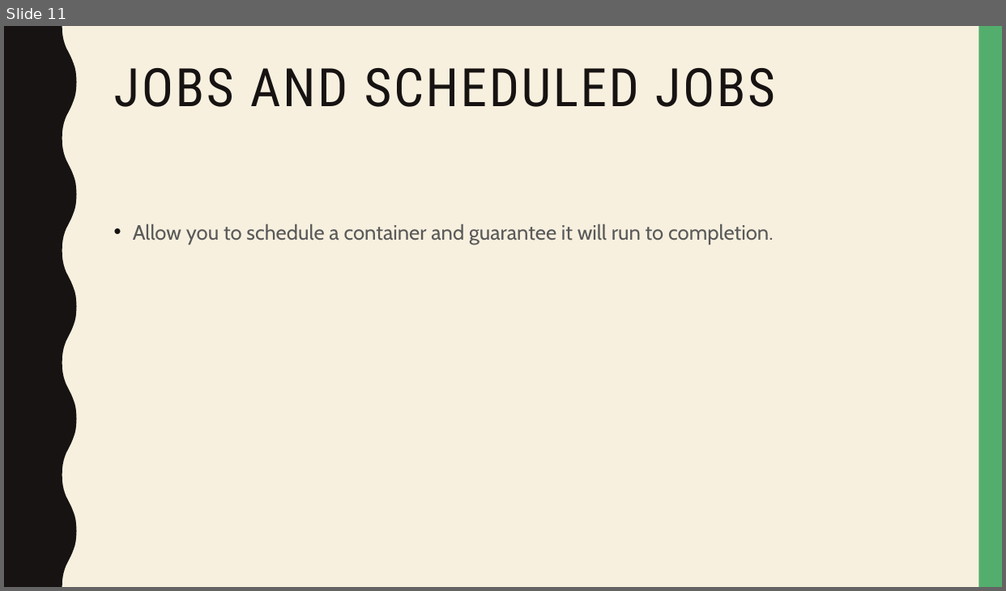
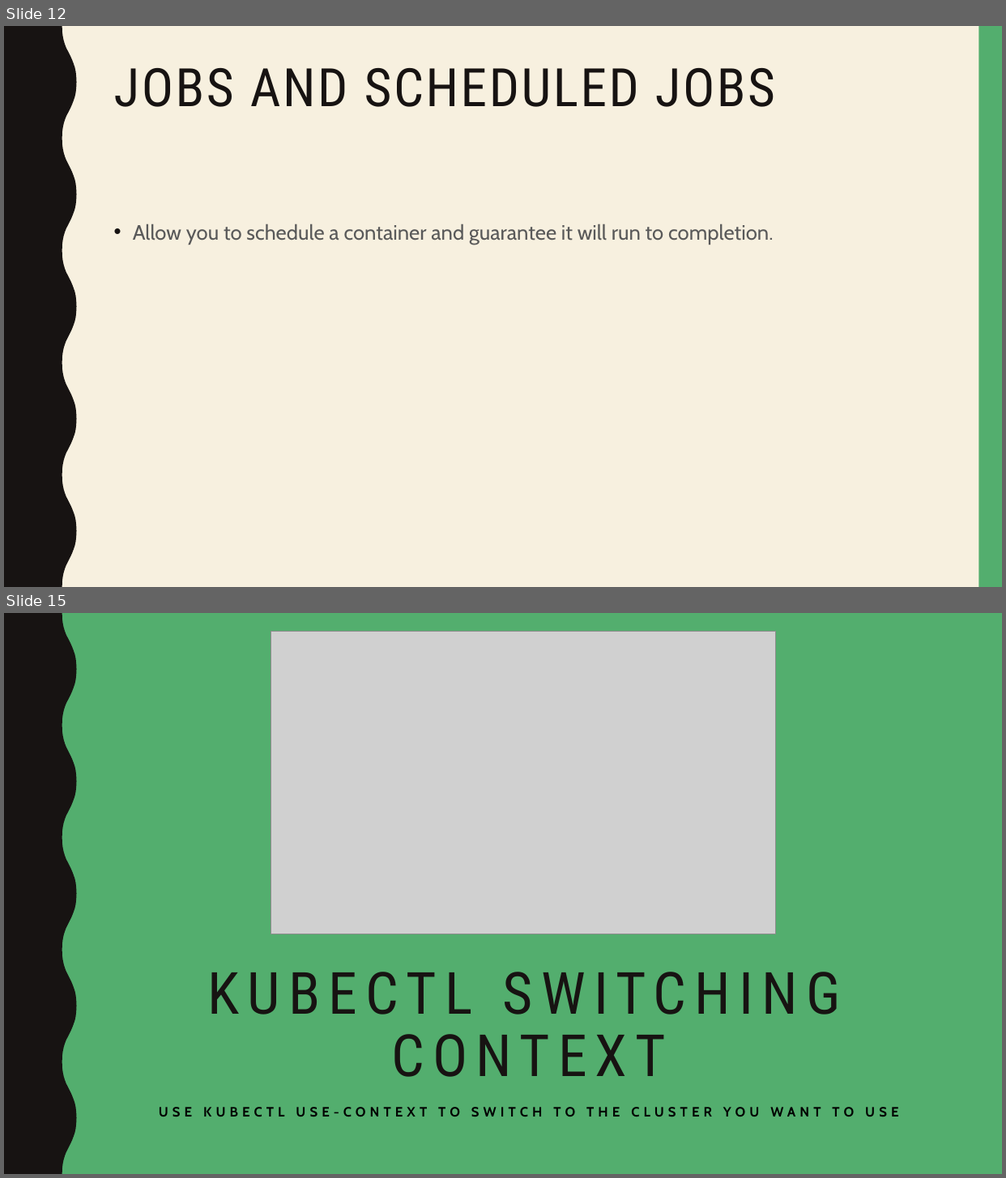
Before and after one commit to naveenvalecha/kubernetes-2018Presentation, a slide deck: k8 2018 Presentation.pptx. Shown one above the other, each under a label of ours: slide 11 before the commit, slides 12 and 15 after it; the slides between them are not shown. The pictures are 1006x591 and 1006x1178 pixels, drawn with LibreOffice and Linux fonts; fonts in the diff are those of the drawing; grey boxes stand for pictures. Boxes give left, top, right and bottom in pixels: in the first picture for what was removed or moved away, otherwise in the second. Text is boxed around its words. In the diff, an @@ line names an element or a change of style, - is before the commit and + after.

```diff
--- a/k8 2018 Presentation.pptx
+++ b/k8 2018 Presentation.pptx
@@ slide 15 added at (x1=4, y1=613, x2=1002, y2=1174), background #53AE6E; not listed: 1 template element that a slide beside it also shows @@
@@ rectangle added at (x1=4, y1=613, x2=27, y2=1174), fill #171312 @@
@@ rectangle added at (x1=4, y1=613, x2=1002, y2=1174), fill #53AE6E @@
@@ freeform shape added at (x1=4, y1=613, x2=77, y2=1174), fill #171312 @@
@@ picture added at (x1=270, y1=631, x2=776, y2=934) @@
@@ title added at (x1=207, y1=972, x2=841, y2=1077), 56 pt, text #171312 @@
+KUBECTL SWITCHING CONTEXT
@@ text added at (x1=159, y1=1107, x2=898, y2=1117), 13 pt, text #000000, bold @@
+USE KUBECTL USE-CONTEXT TO SWITCH TO THE CLUSTER YOU WANT TO USE
@@ what was slide 11 is now slide 12 @@
```
Also in this commit, not shown: 3 slides changed, 21 other slides added.
